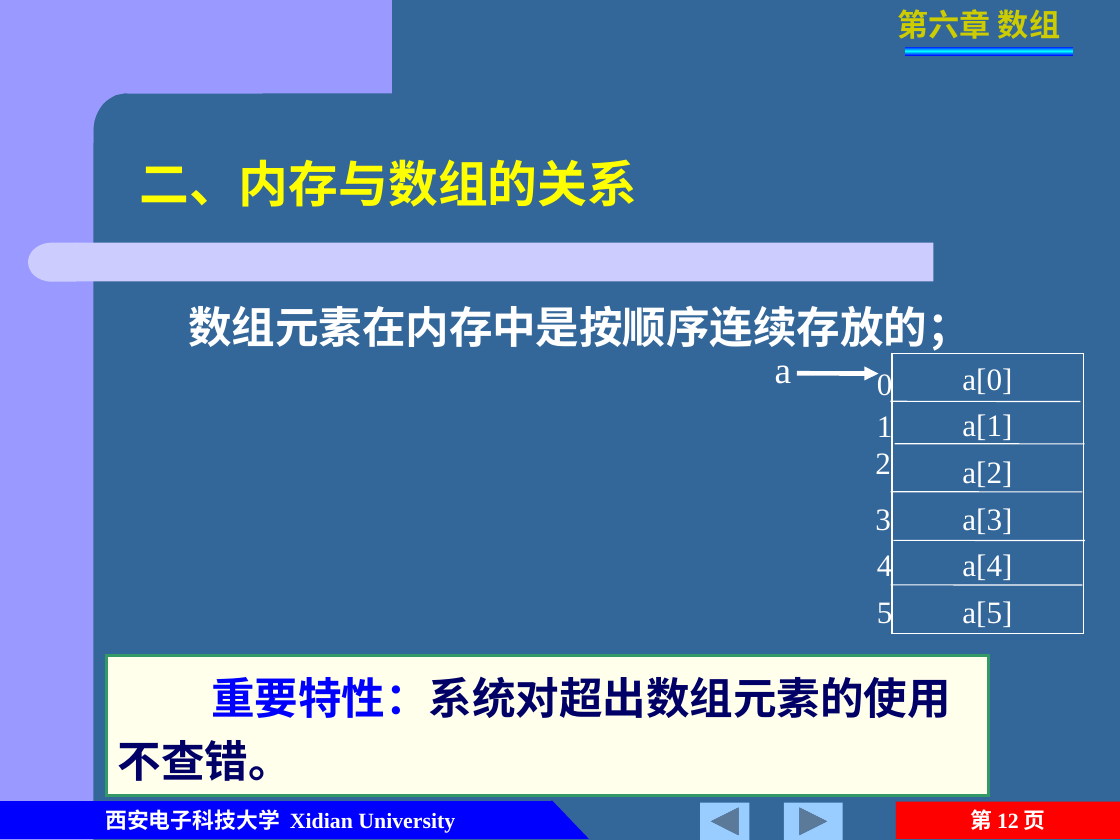
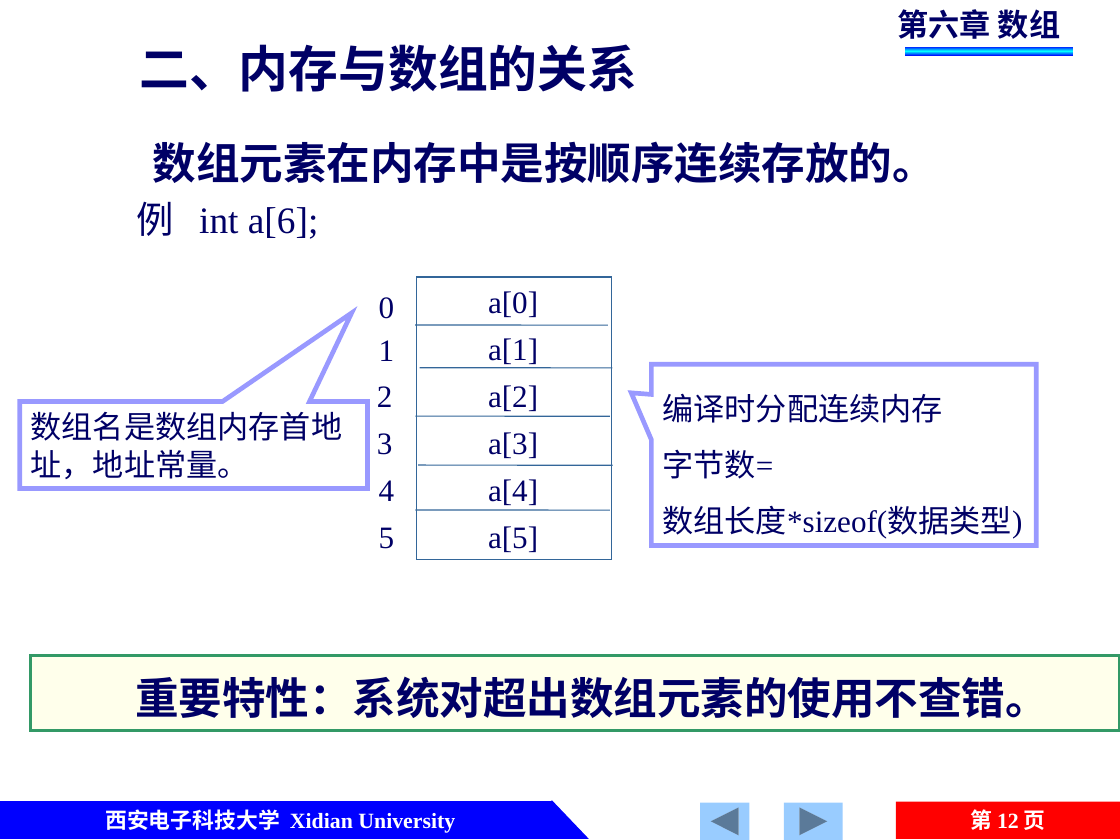
Before and after one commit to jtrfid/C-Repositories, a slide deck: slide 12 of 2016/C语言/课件/第6章 数组.pptx. Drawn at 1120x840 pixels with LibreOffice and Linux fonts; fonts in the diff are those of the drawing. Boxes give left, top, right and bottom in pixels: in the first picture for what was removed or moved away, otherwise in the second. Text is boxed around its words. In the diff, an @@ line names an element or a change of style, - is before the commit and + after.

```diff
--- a/2016/C语言/课件/第6章 数组.pptx
+++ b/2016/C语言/课件/第6章 数组.pptx
@@ background #336699 to #FFFFFF @@
@@ text "第六章 数组" at <box>897,9,1060,39</box>: text colour #CCCC00 to #000066 @@
@@ text "二、内存与数组的关系": place and size @@
-text "二、内存与数组的关系" at <box>139,159,637,207</box>
+text "二、内存与数组的关系" at <box>139,44,637,92</box>
@@ text "二、内存与数组的关系" at <box>139,44,637,92</box>: text colour #FFFF00 to #000066 @@
@@ text at <box>153,141,936,183</box>: text changed; text colour #FFFFFF to #000066 @@
-数组元素在内存中是按顺序连续存放的；
+数组元素在内存中是按顺序连续存放的。
@@ text added at <box>137,201,318,239</box>, 24 pt, text #000066 @@
+  例 int a[6];
@@ group removed at <box>0,0,934,840</box>: 1 rectangle, 1 freeform shape, 1 rounded rectangle, 1 flow chart delay @@
@@ text "2": place and size @@
-text "2" at <box>875,453,891,474</box>
+text "2" at <box>377,386,393,407</box>
@@ speech box added at <box>652,364,1037,545</box>, fill #FFFFFF, outline #9999FF 3 pt, 20 pt, text #000066 @@
+编译时分配连续内存
+字节数=
+数组长度*sizeof(数据类型)
@@ group removed at <box>775,354,1085,634</box>: 5 lines, 1 rectangle, 1 arrow, 1 text @@
-a
@@ speech box added at <box>20,402,368,489</box>, fill #FFFFFF, outline #9999FF 3 pt, 20 pt, text #000066 @@
+数组名是数组内存首地址，地址常量。
@@ text colour #FFFFFF to #000066 in 12 elements at <box>488,291,538,317</box>, <box>379,297,395,319</box>, <box>379,340,395,361</box>, <box>379,480,395,501</box>, <box>379,527,395,549</box>, <box>488,338,538,364</box>, <box>488,385,538,411</box>, <box>488,432,538,458</box>, <box>488,479,538,505</box>, <box>488,526,538,552</box>, <box>377,386,393,407</box>, <box>377,433,393,455</box> @@
@@ 5 texts: place and size @@
-5 texts at <box>875,370,893,629</box>
+5 texts at <box>377,297,395,549</box>
@@ group added at <box>416,277,613,559</box>: 5 lines, 1 rectangle @@
@@ 6 texts: place and size @@
-6 texts at <box>962,368,1012,627</box>
+6 texts at <box>488,291,538,552</box>
@@ rectangle "重要特性：系统对超出数组元素的使用不查错。": place and size @@
-rectangle "重要特性：系统对超出数组元素的使用不查错。" at <box>106,655,989,795</box>
+rectangle "重要特性：系统对超出数组元素的使用不查错。" at <box>31,655,1120,730</box>
@@ rectangle "重要特性：系统对超出数组元素的使用不查错。" at <box>31,655,1120,730</box>: text colour #0000FF to #000066 in "重要特性：系统对超出数组元素的使用不查错。" @@
```
Also in this commit, not shown: 59 other slides changed, 1 other file.
